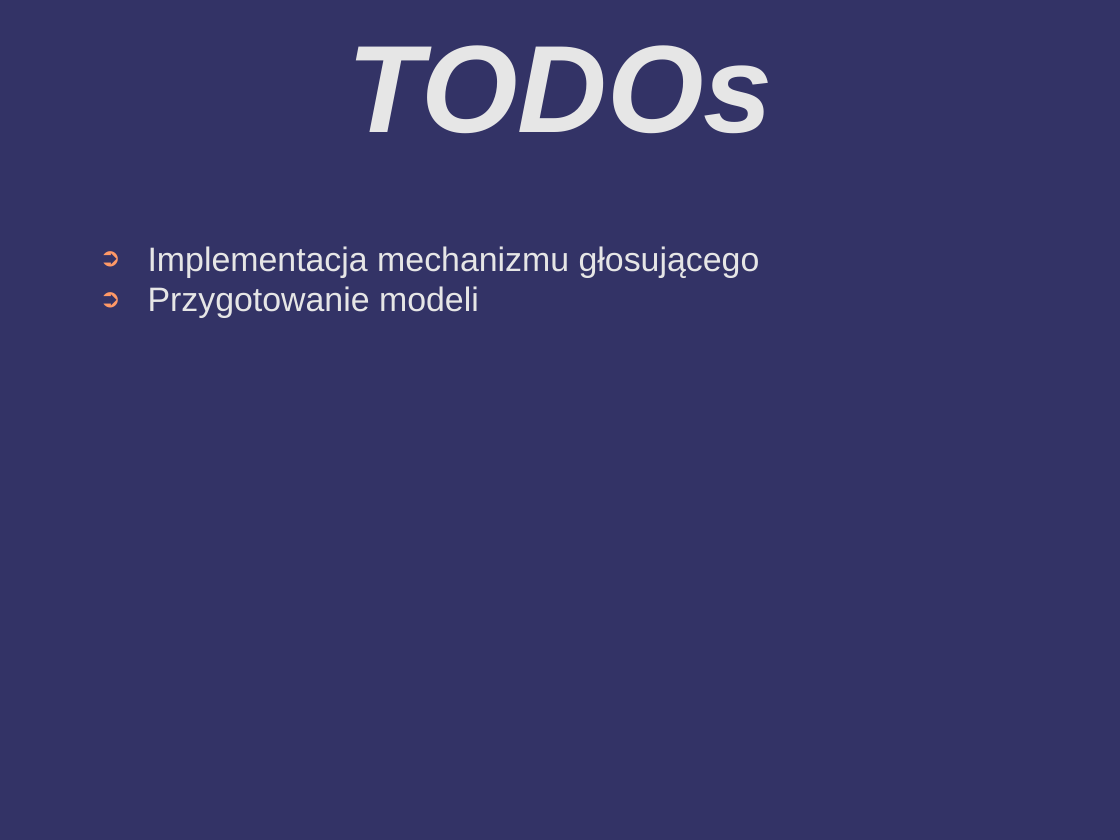
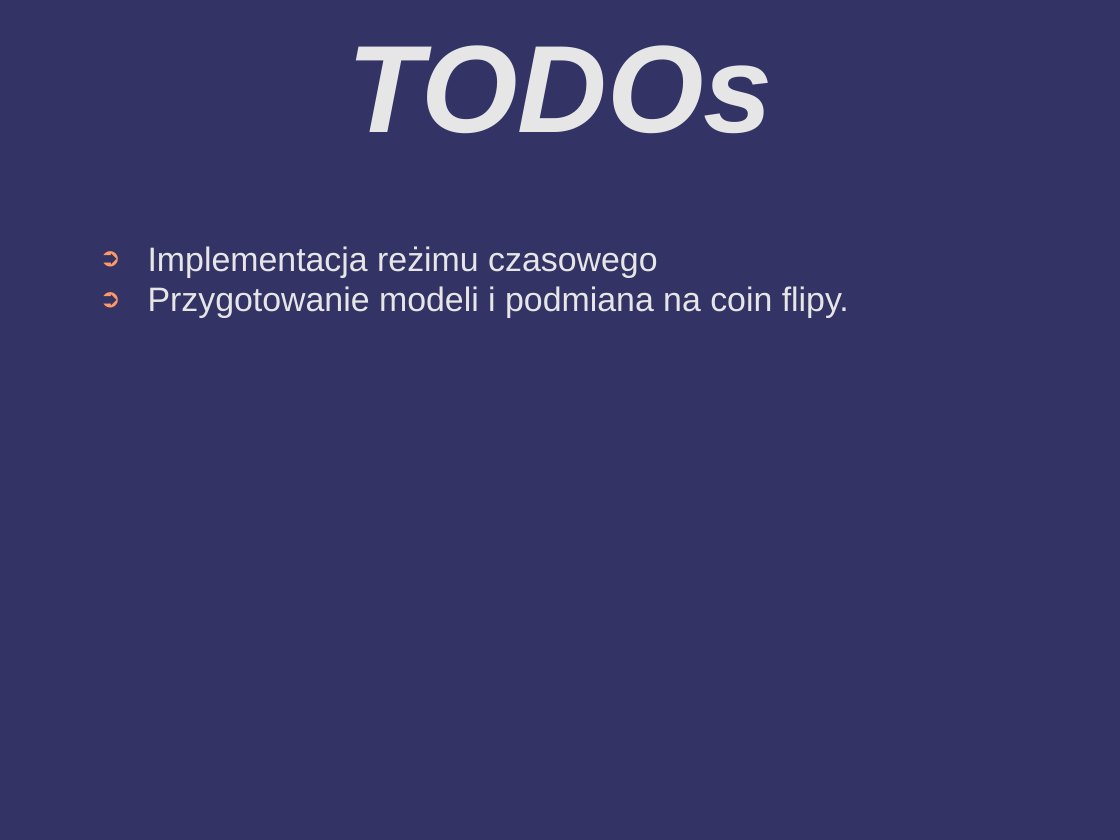
Before and after one commit to barimale/HackNation2025-anomaly-detector, a slide deck: slide 7 of presentation/hackNation2025 - prezentacja - Mateusz Wolnica.odp. Drawn at 1120x840 pixels with LibreOffice and Linux fonts; fonts in the diff are those of the drawing; background and template pictures are left out. Boxes give left, top, right and bottom in pixels: in the first picture for what was removed or moved away, otherwise in the second. Text is boxed around its words. In the diff, an @@ line names an element or a change of style, - is before the commit and + after.

```diff
--- a/presentation/hackNation2025 - prezentacja - Mateusz Wolnica.odp
+++ b/presentation/hackNation2025 - prezentacja - Mateusz Wolnica.odp
@@ text at (x1=148, y1=246, x2=849, y2=318): text changed @@
-➲ Implementacja mechanizmu głosującego
-➲ Przygotowanie modeli
+➲ Implementacja reżimu czasowego
+➲ Przygotowanie modeli i podmiana na coin flipy.
```
Also in this commit, not shown: 15 other files.
